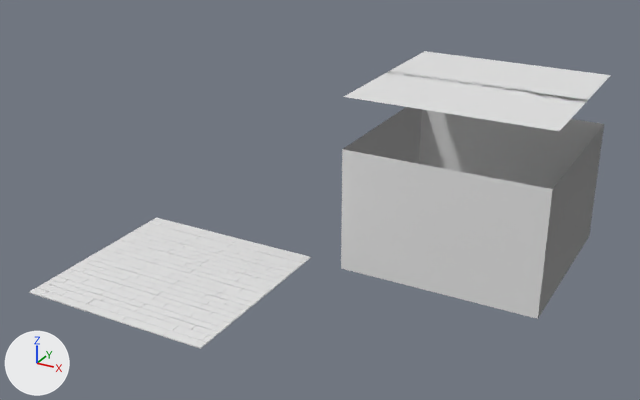
Two versions of the FBX model Assets/Models/Music/Music Room 2.fbx, one commit apart.
Camera for both pictures: a camera (50 mm lens) standing at (33.2, -100.0, 52.6) and looking at (-14.6, -12.9, 9.1). The lights are fixed; the arrows at lower left show +X, +Y and +Z. Materials are left out; every surface is plain grey. Where no turn or scale is listed for an object, it has been applied to the vertices. Vertices at the same position are counted once.
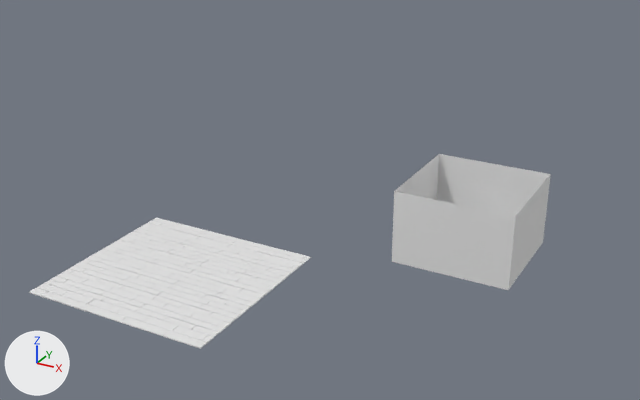
The change, as a list of edits to the scene's bpy script:
```text
Change me_mesh_229:
    where me_mesh_229.from_pydata(...)  # 14 vertices, 5 faces; spans x -367.0..380.0, y 0.0..815.0, z -367.0..354.0
    used by ob_wall_and_floor1; location = (0.34, -0.25, 0.0); rotation_euler = (1.571, 0.0, 0.0), in degrees (90, 0, 0); scale = (0.0335, 0.0274, 0.0335)
    verts and faces of me_mesh_229; kept vertices keep their numbers, new ones are numbered from 14
    me_mesh_229 part 1: the loose piece of 4 vertices spanning x -367.0..380.0, y 815.0, z -367.0..354.0 is deleted
    me_mesh_229 part 2
    add delete_vertices([2])  # with the faces that use them
    add delete_faces([(1, 3, 5, 13)])
    add verts[14] = (380.0, 0.0, 354.0)  # pixel (508, 290)
    add verts[15] = (-366.0, 581.0, 354.0)  # pixel (394, 191)
    add verts[16] = (-366.0, 0.0, 354.0)  # pixel (391, 261)
    add verts[17] = (-367.0, 581.0, 353.0)  # pixel (394, 191)
    add verts[18] = (-367.0, 0.0, 353.0)  # pixel (391, 261)
    add faces += [(3, 5, 13, 14), (3, 14, 16, 15), (4, 17, 18, 12)]
Add me_mesh_001_1:
    me_mesh_001_1 = me_mesh_062.copy(); me_mesh_001_1.name = 'Mesh.001'  # the mesh of ob_pcube64
Add me_mesh_061_1:
    me_mesh_061_1 = me_mesh_062.copy(); me_mesh_061_1.name = 'Mesh.061'  # the mesh of ob_pcube64
Add me_mesh_224_1:
    me_mesh_224_1.from_pydata(...)  # 24 vertices, 21 faces; spans x -224.0..176.0, y -7.0..7.0, z -78.0..47.0
Add me_mesh_091_1:
    me_mesh_091_1.from_pydata(...)  # 24 vertices, 21 faces; spans x -224.0..176.0, y -7.0..7.0, z -66.0..47.0
Add me_mesh_181_1:
    me_mesh_181_1 = me_mesh_182.copy(); me_mesh_181_1.name = 'Mesh.181'  # the mesh of ob_pcube184
Add me_mesh_121_1:
    me_mesh_121_1 = me_mesh_122.copy(); me_mesh_121_1.name = 'Mesh.121'  # the mesh of ob_pcube124
Add me_mesh_031_1:
    me_mesh_031_1 = me_mesh_062.copy(); me_mesh_031_1.name = 'Mesh.031'  # the mesh of ob_pcube64
Add me_mesh_151_1:
    me_mesh_151_1 = me_mesh_152.copy(); me_mesh_151_1.name = 'Mesh.151'  # the mesh of ob_pcube154
Change ob_wall_and_floor1:
    ob_wall_and_floor1.scale: (0.0335, 0.0274, 0.0335) -> (0.0205, 0.0168, 0.0205)
Remove ob_wall_and_floor:
    ob_wall_and_floor = bpy.data.objects.new('Wall_and_Floor', me_mesh)
Change ob_pcube186:
    ob_pcube186: bpy.data.objects.new('pCube186', me_mesh_184) -> bpy.data.objects.new('pCube186', me_mesh_183)
Change ob_pcube34:
    ob_pcube34: bpy.data.objects.new('pCube34', me_mesh_032) -> bpy.data.objects.new('pCube34', me_mesh_031_1)
Change ob_pcube155:
    ob_pcube155: bpy.data.objects.new('pCube155', me_mesh_153) -> bpy.data.objects.new('pCube155', me_mesh_152)
Change ob_pcube5:
    ob_pcube5: bpy.data.objects.new('pCube5', me_mesh_003) -> bpy.data.objects.new('pCube5', me_mesh_002)
Change ob_pcube126:
    ob_pcube126: bpy.data.objects.new('pCube126', me_mesh_124) -> bpy.data.objects.new('pCube126', me_mesh_123)
Change ob_pcube7:
    ob_pcube7: bpy.data.objects.new('pCube7', me_mesh_005) -> bpy.data.objects.new('pCube7', me_mesh_004)
Change ob_pcube124:
    ob_pcube124: bpy.data.objects.new('pCube124', me_mesh_122) -> bpy.data.objects.new('pCube124', me_mesh_121_1)
Change ob_pcube157:
    ob_pcube157: bpy.data.objects.new('pCube157', me_mesh_155) -> bpy.data.objects.new('pCube157', me_mesh_154)
Change ob_pcube4:
    ob_pcube4: bpy.data.objects.new('pCube4', me_mesh_002) -> bpy.data.objects.new('pCube4', me_mesh_001_1)
Change ob_pcube65:
    ob_pcube65: bpy.data.objects.new('pCube65', me_mesh_063) -> bpy.data.objects.new('pCube65', me_mesh_062)
Change ob_pcube127:
    ob_pcube127: bpy.data.objects.new('pCube127', me_mesh_125) -> bpy.data.objects.new('pCube127', me_mesh_124)
Change ob_pcube227:
    ob_pcube227: bpy.data.objects.new('pCube227', me_mesh_225) -> bpy.data.objects.new('pCube227', me_mesh_224_1)
Change ob_pcube6:
    ob_pcube6: bpy.data.objects.new('pCube6', me_mesh_004) -> bpy.data.objects.new('pCube6', me_mesh_003)
Change ob_pcube154:
    ob_pcube154: bpy.data.objects.new('pCube154', me_mesh_152) -> bpy.data.objects.new('pCube154', me_mesh_151_1)
Change ob_pcube187:
    ob_pcube187: bpy.data.objects.new('pCube187', me_mesh_185) -> bpy.data.objects.new('pCube187', me_mesh_184)
Change ob_pcube184:
    ob_pcube184: bpy.data.objects.new('pCube184', me_mesh_182) -> bpy.data.objects.new('pCube184', me_mesh_181_1)
Change ob_pcube185:
    ob_pcube185: bpy.data.objects.new('pCube185', me_mesh_183) -> bpy.data.objects.new('pCube185', me_mesh_182)
Change ob_pcube37:
    ob_pcube37: bpy.data.objects.new('pCube37', me_mesh_035) -> bpy.data.objects.new('pCube37', me_mesh_034)
Change ob_pcube125:
    ob_pcube125: bpy.data.objects.new('pCube125', me_mesh_123) -> bpy.data.objects.new('pCube125', me_mesh_122)
Change ob_pcube64:
    ob_pcube64: bpy.data.objects.new('pCube64', me_mesh_062) -> bpy.data.objects.new('pCube64', me_mesh_061_1)
Change ob_pcube156:
    ob_pcube156: bpy.data.objects.new('pCube156', me_mesh_154) -> bpy.data.objects.new('pCube156', me_mesh_153)
Change ob_pcube67:
    ob_pcube67: bpy.data.objects.new('pCube67', me_mesh_065) -> bpy.data.objects.new('pCube67', me_mesh_064)
Change ob_pcube94:
    ob_pcube94: bpy.data.objects.new('pCube94', me_mesh_092) -> bpy.data.objects.new('pCube94', me_mesh_091_1)
Change ob_pcube66:
    ob_pcube66: bpy.data.objects.new('pCube66', me_mesh_064) -> bpy.data.objects.new('pCube66', me_mesh_063)
```

What differs and where, as boxes [x1, y1, x2, y2] in the pictures (640 x 400 px; the box of a moved part takes in the faces that stretch with it):
'Wall_and_Floor1', reshaped, rescaled (41% narrower, 49% shorter)
    before: [343, 51, 611, 318]
    after: [392, 154, 551, 290]
'Wall_and_Floor', deleted
    before: [341, 72, 604, 319]
part 1 of me_mesh_229, deleted
    before: [388, 51, 611, 103]
part 2 of me_mesh_229, moved or reshaped
    before: [343, 107, 604, 318]
    after: [392, 154, 551, 290]
